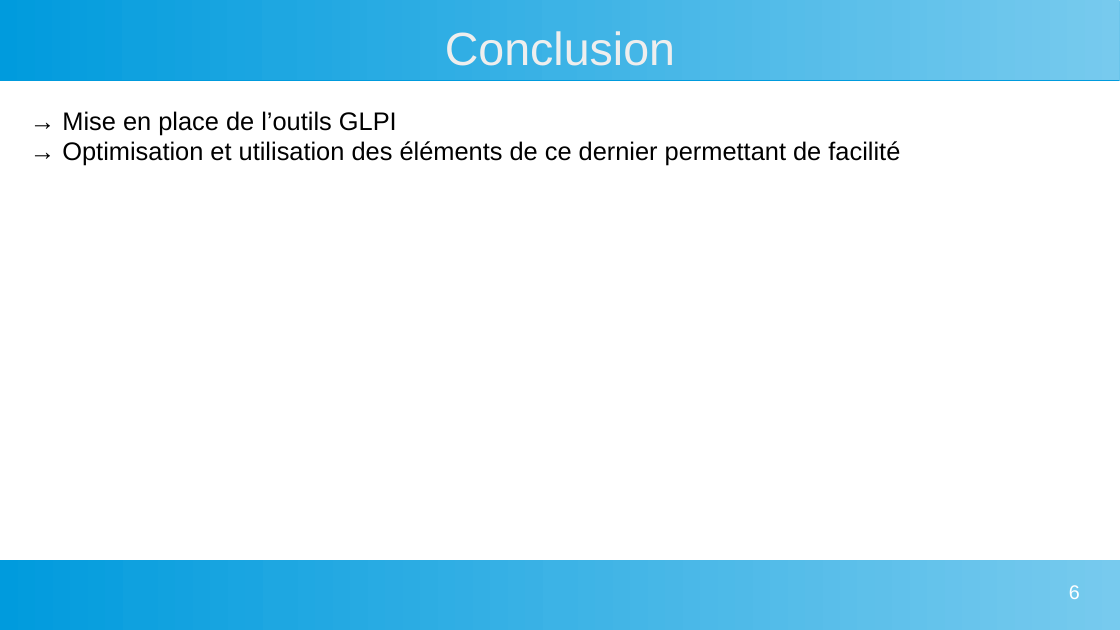
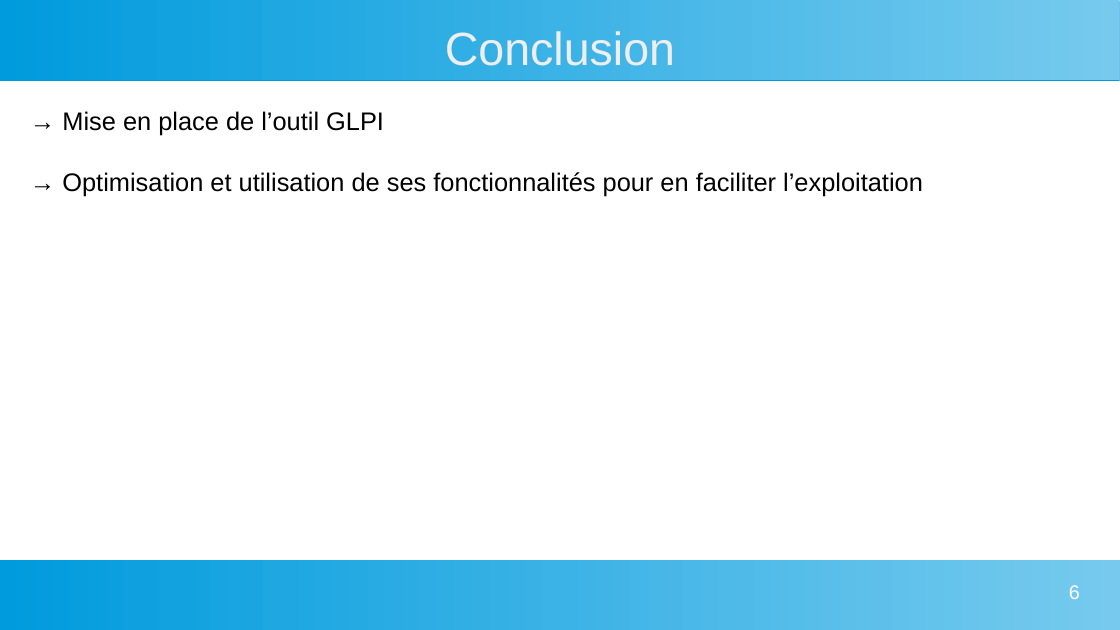
Before and after one commit to killex8569/Mon-Portfolio, a slide deck: slide 6 of data/Preuve 2 répondre aux incidents et aux demandes d'assistance et évolutions.odp. Drawn at 1120x630 pixels with LibreOffice and Linux fonts; fonts in the diff are those of the drawing. Boxes give left, top, right and bottom in pixels: in the first picture for what was removed or moved away, otherwise in the second. Text is boxed around its words. In the diff, an @@ line names an element or a change of style, - is before the commit and + after.

```diff
--- a/data/Preuve 2 répondre aux incidents et aux demandes d'assistance et évolutions.odp
+++ b/data/Preuve 2 répondre aux incidents et aux demandes d'assistance et évolutions.odp
@@ text at [62, 111, 923, 196]: text changed @@
-→ Mise en place de l’outils GLPI
-→ Optimisation et utilisation des éléments de ce dernier permettant de facilité
+→ Mise en place de l’outil GLPI
+→ Optimisation et utilisation de ses fonctionnalités pour en faciliter l’exploitation
```
Also in this commit, not shown: 4 other slides changed, 9 other files.
